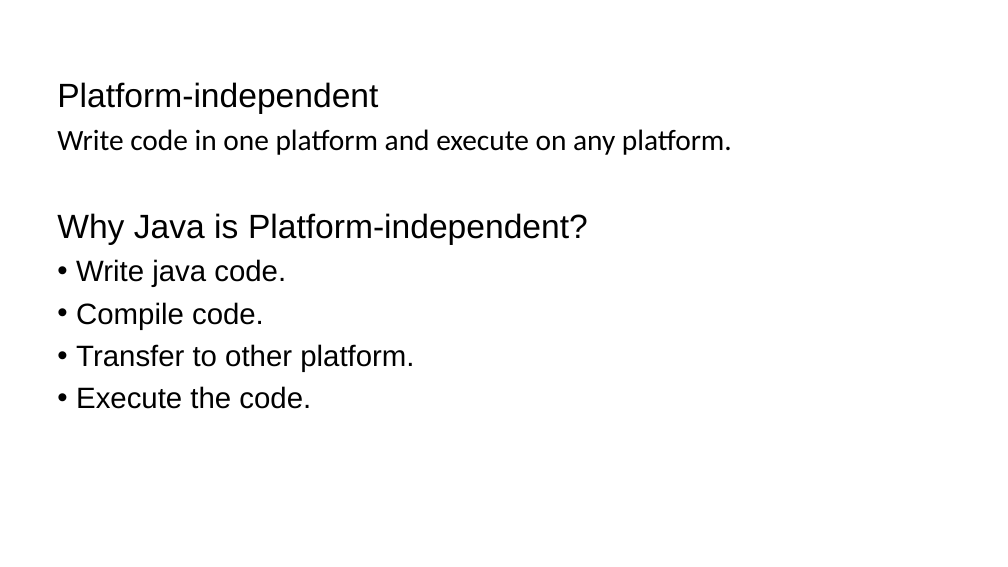
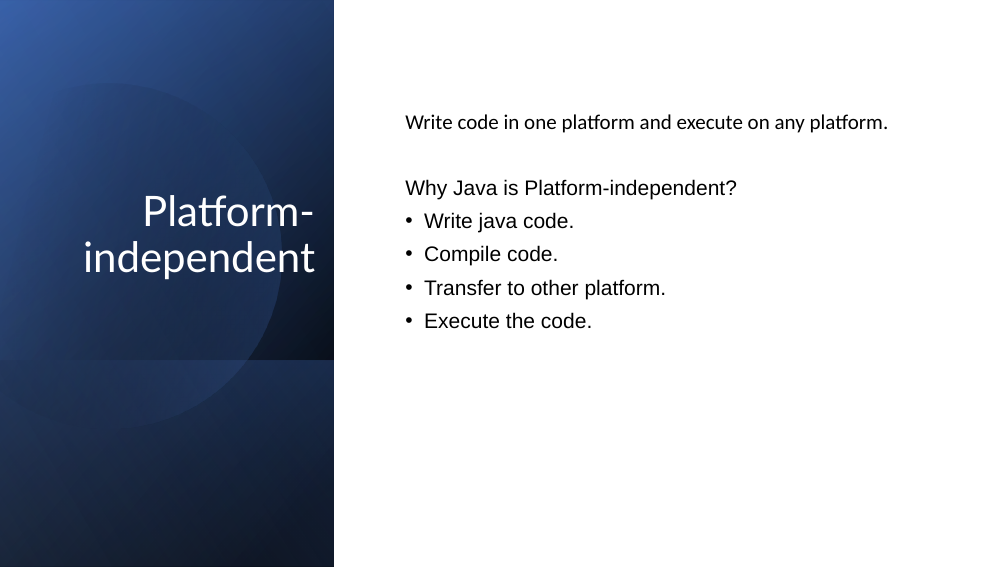
Before and after one commit to adithyavarkuri/Videos, a slide deck: slide 7 of 1.Java Execution/Java Execution.pptx. Drawn at 1008x567 pixels with LibreOffice and Linux fonts; fonts in the diff are those of the drawing. Boxes give left, top, right and bottom in pixels: in the first picture for what was removed or moved away, otherwise in the second. Text is boxed around its words. In the diff, an @@ line names an element or a change of style, - is before the commit and + after.

```diff
--- a/1.Java Execution/Java Execution.pptx
+++ b/1.Java Execution/Java Execution.pptx
@@ rectangle added at (0,0,1008,567), fill #FFFFFF @@
@@ rectangle added at (0,0,334,567), fill gradient #000000 to #2F5597 @@
@@ rectangle added at (0,1,334,567), fill gradient #000000 to #4472C4 @@
@@ rectangle added at (0,0,334,566), fill gradient #000000 to #8FAADC @@
@@ freeform shape added at (0,42,323,464), fill gradient #000000 to #4472C4 @@
@@ text "Write code in one platform ...": place and size @@
-text "Write code in one platform ..." at (57,82,732,409)
+text "Write code in one platform ..." at (405,114,889,329)
@@ text "Write code in one platform ..." at (405,114,889,329): size 28 to 20 pt in "Write code in one platform and execute ...", "Write java code.", "Compile code.", "Transfer to other platform." and 1 more places; size 32 to 20 pt in "Why Java is Platform-independent?"; vertical alignment top to middle @@
@@ text at (57,82,378,114): paragraph removed @@
-Platform-independent
@@ text added at (83,195,315,280), 40 pt, text #FFFFFF @@
+Platform-independent
@@ rectangle added at (0,360,334,567), fill gradient #4472C4 to #000000 @@
```
Also in this commit, not shown: 3 other slides changed, 5 other files.
